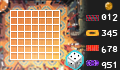
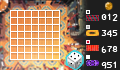
Layered file, before and after one edit (120 × 70). Changes by layer:
added group "组 1" with 4 layers in group "IN GAME" over <box>86,10,90,59</box>
added layer "矩形 1" (1st of 4, in "IN GAME" › "组 1") in group "组 1" over <box>86,10,90,14</box>
added layer "矩形 1" (2nd of 4, in "IN GAME" › "组 1") in group "组 1" over <box>86,25,90,29</box>
added layer "矩形 1" (3rd of 4, in "IN GAME" › "组 1") in group "组 1" over <box>86,40,90,44</box>
added layer "矩形 1" (4th of 4, in "IN GAME" › "组 1") in group "组 1" over <box>86,55,90,59</box>
